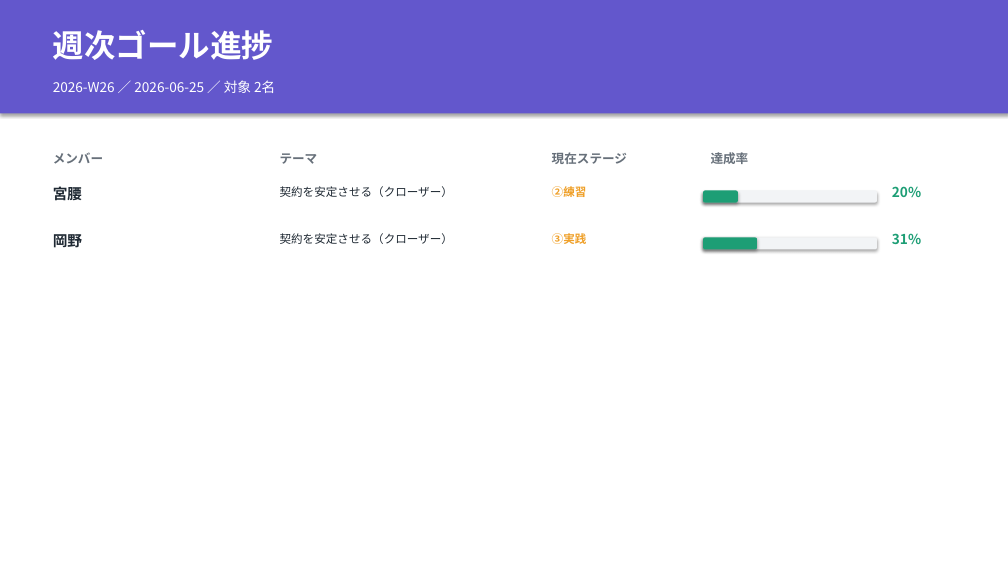
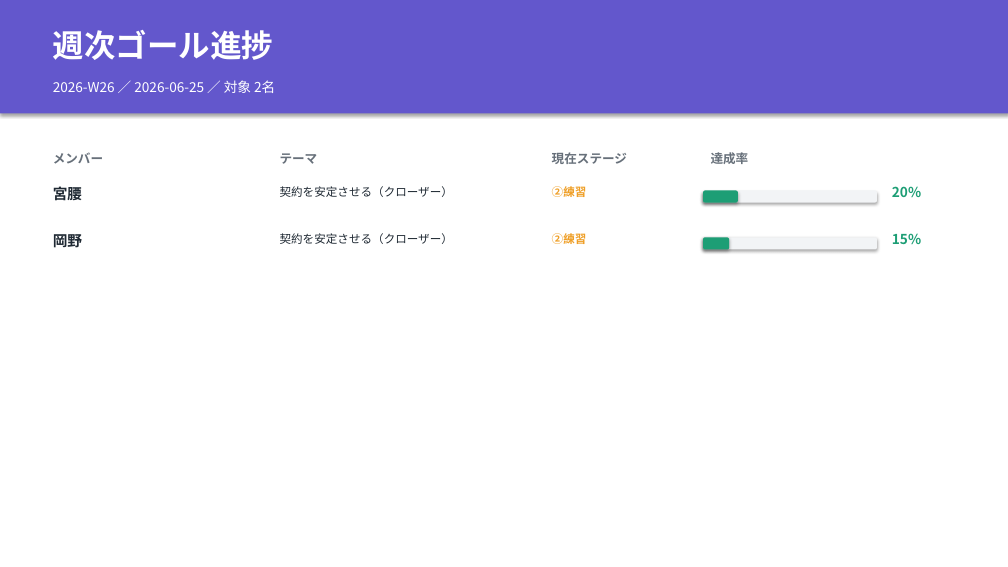
Before and after one commit to MGC-inc/e.l.p-, a slide deck: slide 1 of tools/goalmap/out/週次ゴール進捗_2026-W26.pptx. Drawn at 1008x567 pixels with LibreOffice and Linux fonts; fonts in the diff are those of the drawing. Boxes give left, top, right and bottom in pixels: in the first picture for what was removed or moved away, otherwise in the second. Text is boxed around its words. In the diff, an @@ line names an element or a change of style, - is before the commit and + after.

```diff
--- a/tools/goalmap/out/週次ゴール進捗_2026-W26.pptx
+++ b/tools/goalmap/out/週次ゴール進捗_2026-W26.pptx
@@ text at [552,233,587,244]: text changed @@
-③実践
+②練習
@@ rounded rectangle: place and size @@
-rounded rectangle at [703,237,757,250]
+rounded rectangle at [703,237,729,250]
@@ text at [892,233,921,244]: text changed @@
-31%
+15%
```
Also in this commit, not shown: 1 other slide changed, 3 other files.
